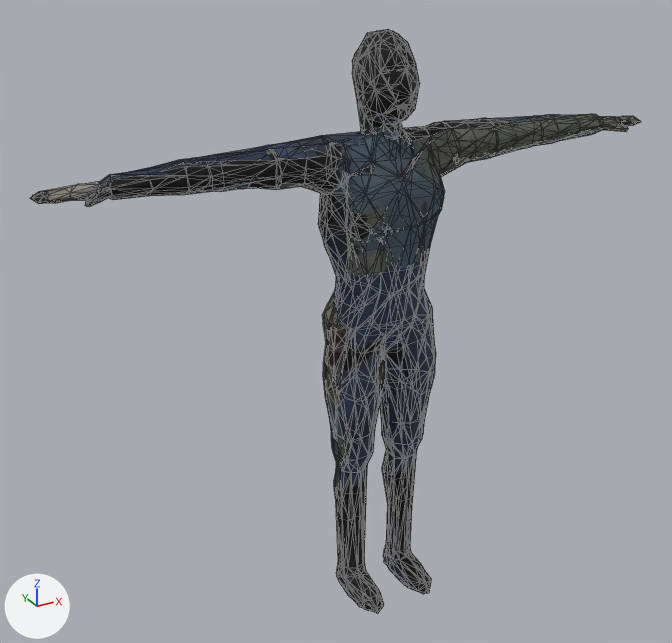
An edit to the glTF model godot/assets/characters/look/look_pz_zombie.glb, drawn before and after from the same camera.
The view is the same before and after, from a camera (50 mm lens) standing at (-1.31, -2.12, 2.02) and looking at (-0.11, 0.06, 0.93). Every picture has the same lights, and +X, +Y and +Z are marked at lower left. The first picture is the older version. Mesh edges are drawn as thin lines. Vertices at exactly the same position are counted once.

Objects in the first picture: 'body_lod0.001', 'body_lod1.001', 'body_lod2.001'.
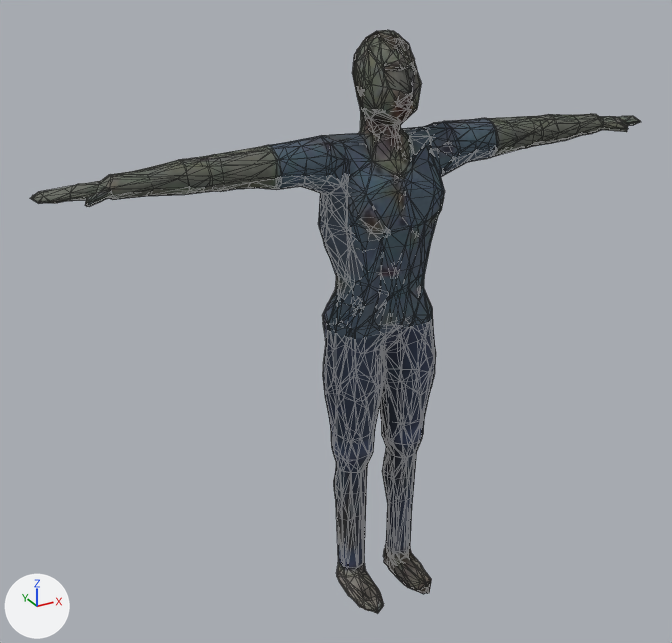
Location of each change, (x1, y1, x2, y2) in pixels of the pictures (672 x 643 px; the box of a moved part takes in the faces that stretch with it):
'body_lod0.001', reshaped: before (31, 31, 639, 611); after (31, 30, 639, 611)
'body_lod2.001', reshaped: before (32, 29, 640, 613); after (32, 31, 640, 613)
part 1 of me_body_lod0_001, moved or reshaped: before (353, 41, 420, 157); after (353, 42, 417, 160)
part 2 of me_body_lod0_001, moved or reshaped: (553, 116, 638, 143) in both
part 3 of me_body_lod0_001, moved or reshaped: before (113, 187, 190, 199); after (119, 187, 190, 199)
part 4 of me_body_lod0_001, surface changed: (31, 31, 639, 611) in both
part 5 of me_body_lod1_001, moved or reshaped: before (115, 31, 627, 197); after (112, 31, 627, 198)
part 6 of me_body_lod1_001, moved or reshaped: (382, 436, 409, 581) in both
part 7 of me_body_lod1_001, surface changed: (30, 33, 635, 611) in both
part 8 of me_body_lod2_001, moved or reshaped: before (329, 29, 422, 180); after (334, 31, 424, 180)
part 9 of me_body_lod2_001, moved or reshaped: before (488, 116, 621, 140); after (488, 115, 621, 146)
part 10 of me_body_lod2_001, moved or reshaped: (382, 326, 435, 557) in both
part 11 of me_body_lod2_001, moved or reshaped: before (101, 146, 263, 197); after (46, 150, 263, 203)
part 12 of me_body_lod2_001, moved or reshaped: before (322, 303, 365, 393); after (322, 306, 365, 393)
part 13 of me_body_lod2_001, surface changed: (32, 117, 639, 613) in both

Diff of the bpy script that builds the scene:
```diff
--- a/godot/assets/characters/look/look_pz_zombie.glb.py
+++ b/godot/assets/characters/look/look_pz_zombie.glb.py
@@ me_body_lod0_001 @@
-me_body_lod0_001.from_pydata(...)  # 1343 vertices, 2608 faces; spans x -0.93..0.93, y -0.17..0.12, z 0.0..1.74
+me_body_lod0_001.from_pydata(...)  # 1341 vertices, 2607 faces; spans x -0.93..0.93, y -0.17..0.12, z 0.0..1.74
+# me_body_lod0_001 part 1: 15 vertices moved from x -0.06..0.08, y -0.1..0.08, z 1.51..1.66 to x -0.06..0.08, y -0.1..0.07, z 1.51..1.66; 64 vertices removed from x -0.08..0.18, y -0.13..0.09, z 1.34..1.7; 65 vertices added at x -0.08..0.18, y -0.12..0.09, z 1.34..1.69
+# me_body_lod0_001 part 2: 4 vertices moved from x 0.74..0.85, y -0.03..0.0, z 1.4..1.43 to x 0.74..0.85, y -0.03..0.0, z 1.41..1.43; 8 vertices removed from x 0.48..0.77, y -0.03..0.05, z 1.4..1.44; 8 vertices added at x 0.48..0.77, y -0.03..0.04, z 1.4..1.44
+# me_body_lod0_001 part 3: 2 vertices removed from x -0.66, y -0.03..-0.01, z 1.4..1.41; 2 vertices added at x -0.66, y -0.02..0.0, z 1.4..1.41
+# me_body_lod0_001 part 4: 2279 kept faces spanning x -0.93..0.93, y -0.17..0.12, z 0.0..1.74 get new texture (UV) coordinates
+# other edits to the shape of me_body_lod0_001 do not show in these pictures
 me_body_lod0_001.materials.append(mat_look_pz_zombie)
@@ me_body_lod1_001 @@
-me_body_lod1_001.from_pydata(...)  # 664 vertices, 1237 faces; spans x -0.93..0.93, y -0.18..0.12, z 0.0..1.74
+me_body_lod1_001.from_pydata(...)  # 663 vertices, 1237 faces; spans x -0.93..0.93, y -0.18..0.12, z 0.0..1.74
+# me_body_lod1_001 part 5
+# 58 vertices are removed from x -0.8..0.83, y -0.13..0.08, z 1.25..1.73
+# 229 faces are deleted
+# 10 vertices move from x -0.8..0.51, y -0.1..0.06, z 1.39..1.62 to x -0.8..0.51, y -0.1..0.06, z 1.39..1.65
+# 59 vertices are added at x -0.66..0.84, y -0.12..0.09, z 1.26..1.73
+# 233 new faces join them
+# me_body_lod1_001 part 6
+# 8 vertices are removed from x 0.05..0.13, y -0.02..0.06, z 0.07..0.47
+# 37 faces are deleted
+# 6 vertices are added at (0.05, -0.01, 0.07), (0.06, 0.05, 0.36), (0.05, 0.01, 0.46), (0.06, 0.04, 0.47), (0.12, 0.03, 0.26), (0.12, 0.06, 0.39)
+# 33 new faces join them
+# me_body_lod1_001 part 7: 972 kept faces spanning x -0.93..0.93, y -0.18..0.12, z 0.0..1.74 get new texture (UV) coordinates
 me_body_lod1_001.materials.append(mat_look_pz_zombie)
@@ me_body_lod2_001 @@
-me_body_lod2_001.from_pydata(...)  # 350 vertices, 610 faces; spans x -0.92..0.92, y -0.18..0.12, z 0.0..1.75
+me_body_lod2_001.from_pydata(...)  # 350 vertices, 611 faces; spans x -0.92..0.92, y -0.18..0.12, z 0.0..1.74
+# me_body_lod2_001 part 8: 8 vertices moved from x -0.06..0.08, y -0.1..0.08, z 1.48..1.68 to x -0.08..0.08, y -0.1..0.03, z 1.48..1.67; 30 vertices removed from x -0.08..0.17, y -0.13..0.11, z 1.22..1.75; 31 vertices added at x -0.08..0.17, y -0.12..0.1, z 1.22..1.74
+# me_body_lod2_001 part 9: 1 vertex moved within x 0.55, y 0.04, z 1.45; 9 vertices removed from x 0.53..0.83, y -0.03..0.04, z 1.39..1.47; 7 vertices added at x 0.52..0.79, y -0.03..0.05, z 1.39..1.47
+# me_body_lod2_001 part 10: 2 vertices moved from x 0.05..0.08, y 0.05, z 0.38..0.48 to x 0.05..0.07, y 0.05, z 0.38..0.48; 6 vertices removed from x 0.05..0.13, y -0.09..0.04, z 0.26..0.75; 7 vertices added at x 0.03..0.12, y -0.09..0.04, z 0.25..0.76
+# me_body_lod2_001 part 11: 1 vertex moved from x -0.53, y 0.04, z 1.41 to x -0.53, y 0.04, z 1.42; 7 vertices removed from x -0.77..-0.53, y -0.04..0.02, z 1.39..1.47; 6 vertices added at x -0.76..-0.53, y -0.04..0.02, z 1.39..1.47
+# me_body_lod2_001 part 12: 1 vertex removed from x -0.17, y 0.0, z 0.96; 2 vertices added at x -0.17..-0.16, y -0.02..0.01, z 0.95..0.96
+# me_body_lod2_001 part 13: 410 kept faces spanning x -0.92..0.92, y -0.18..0.12, z 0.0..1.71 get new texture (UV) coordinates
 me_body_lod2_001.materials.append(mat_look_pz_zombie)
```
